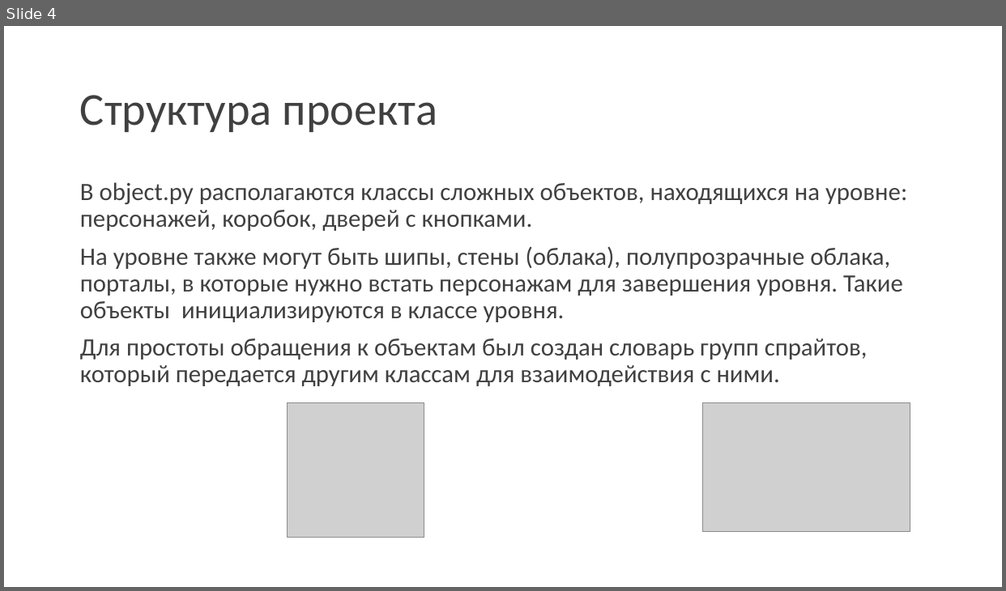
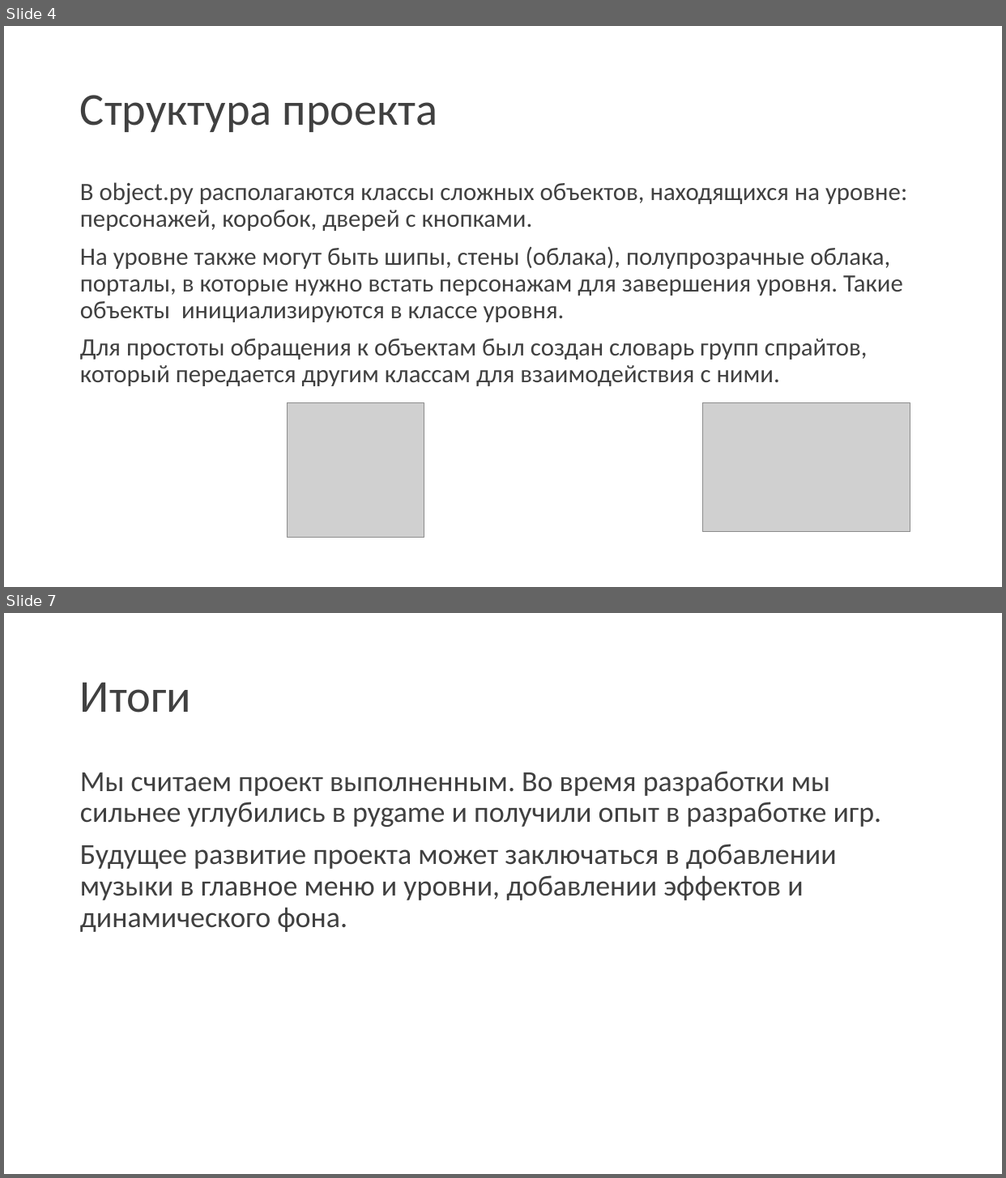
Before and after one commit to VladZuykin/YL_project, a slide deck: Подъем.pptx. Shown one above the other, each under a label of ours: slide 4 before the commit, slides 4 and 7 after it; the slides between them are not shown. The pictures are 1006x591 and 1006x1178 pixels, drawn with LibreOffice and Linux fonts; fonts in the diff are those of the drawing; grey boxes stand for pictures. Boxes give left, top, right and bottom in pixels: in the first picture for what was removed or moved away, otherwise in the second. Text is boxed around its words. In the diff, an @@ line names an element or a change of style, - is before the commit and + after.

```diff
--- a/Подъем.pptx
+++ b/Подъем.pptx
@@ slide 7 added at <box>4,613,1002,1174</box>, background #FFFFFF @@
@@ title added at <box>80,682,191,713</box>, 44 pt, text #404040 @@
+Итоги
@@ text added at <box>80,771,882,932</box>, 28 pt, text #404040 @@
+Мы считаем проект выполненным. Во время разработки мы сильнее углубились в pygame и получили опыт в разработке игр.
+Будущее развитие проекта может заключаться в добавлении музыки в главное меню и уровни, добавлении эффектов и динамического фона.
```
Also in this commit, not shown: 3 slides changed, 3 other files.
